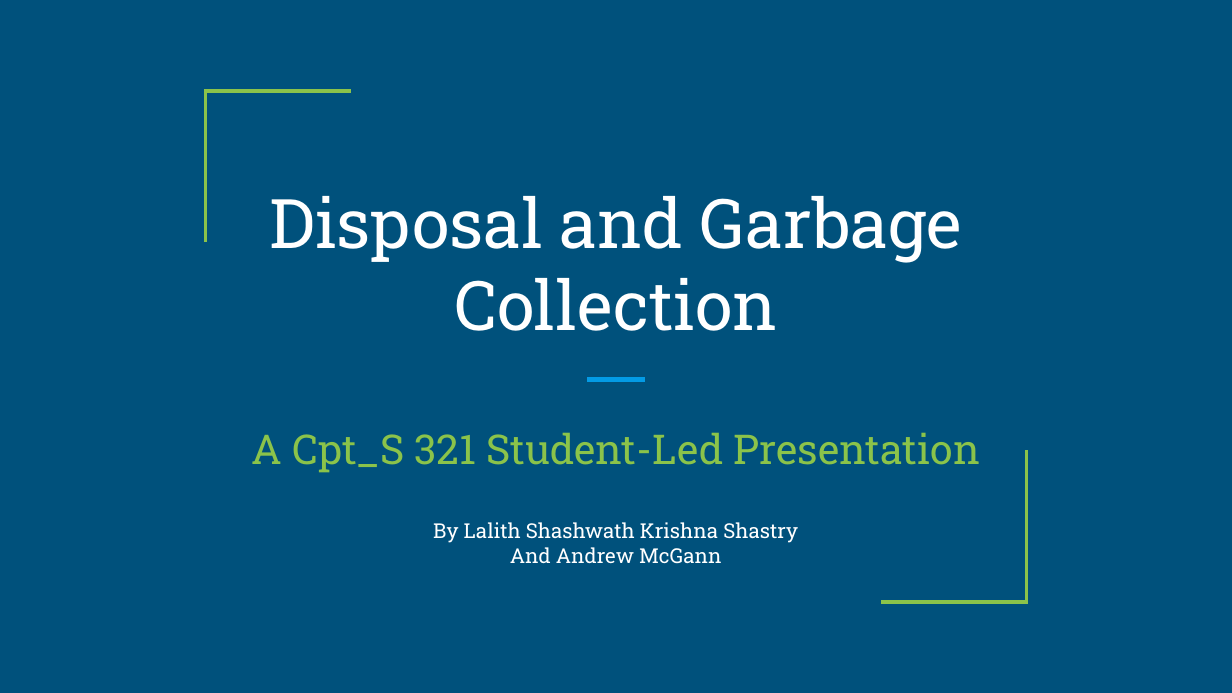
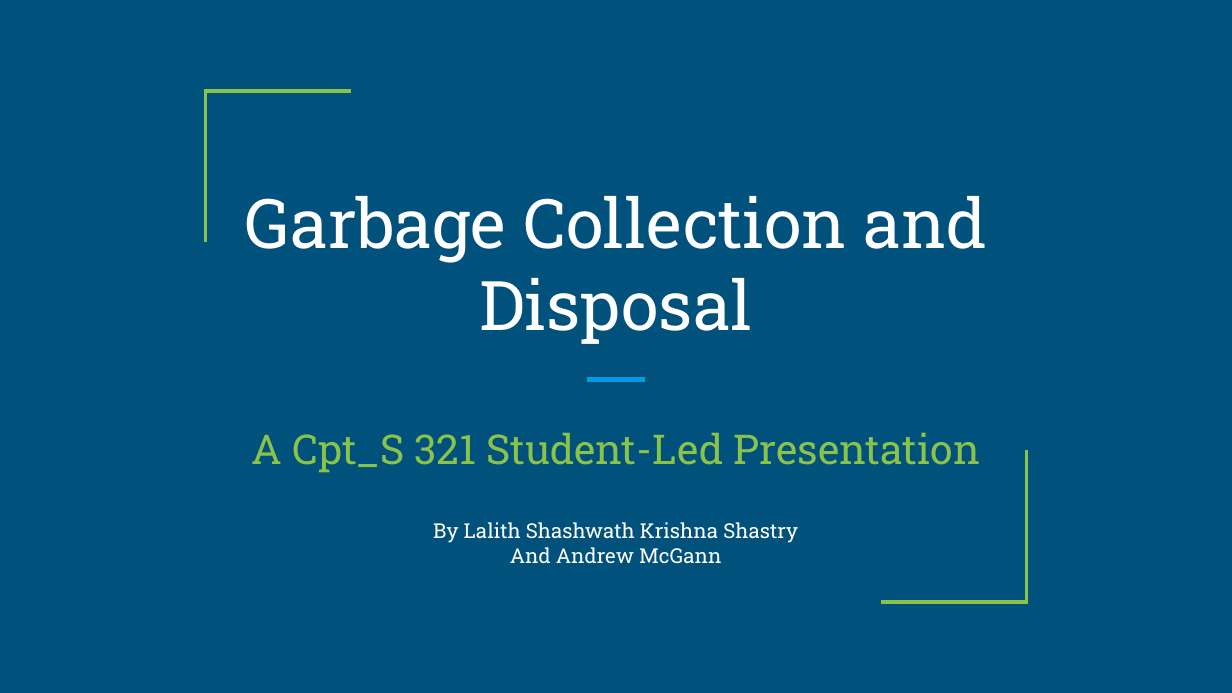
Before and after one commit to lskshastry/Garbage-Collection-and-Disposal-in-C-, a slide deck: slide 1 of Disposal and Garbage Collection.pptx. Drawn at 1232x693 pixels with LibreOffice and Linux fonts; fonts in the diff are those of the drawing. Boxes give left, top, right and bottom in pixels: in the first picture for what was removed or moved away, otherwise in the second. Text is boxed around its words. In the diff, an @@ line names an element or a change of style, - is before the commit and + after.

```diff
--- a/Disposal and Garbage Collection.pptx
+++ b/Disposal and Garbage Collection.pptx
@@ title at box(244, 196, 987, 344): text changed @@
-Disposal and Garbage Collection
+Garbage Collection and Disposal
```
Also in this commit, not shown: 2 other slides changed, 14 slides added, 5 other files.
